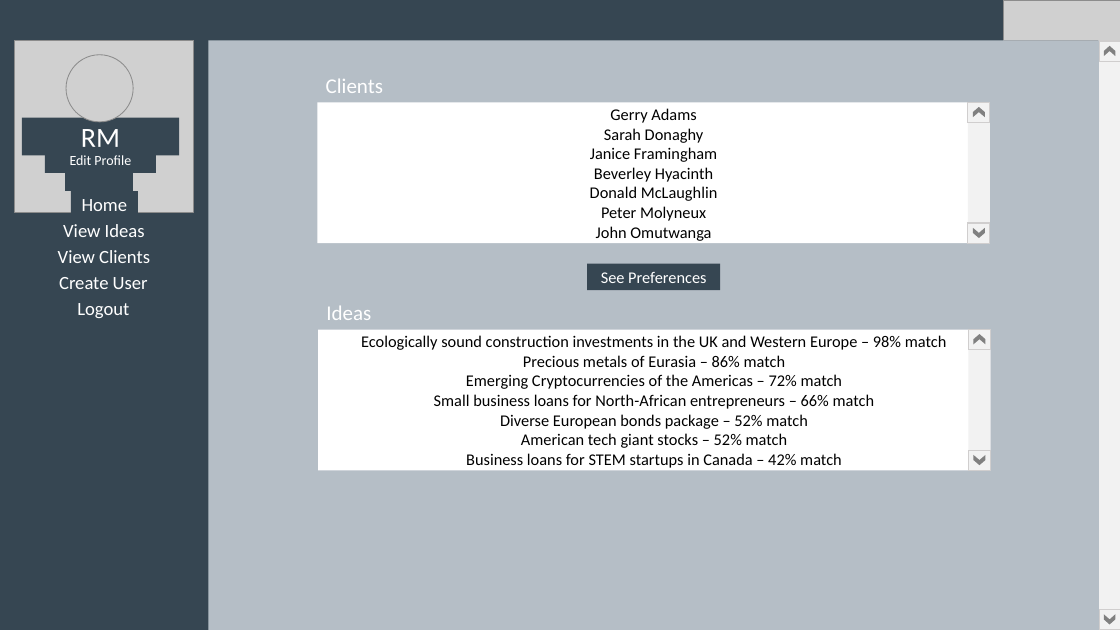
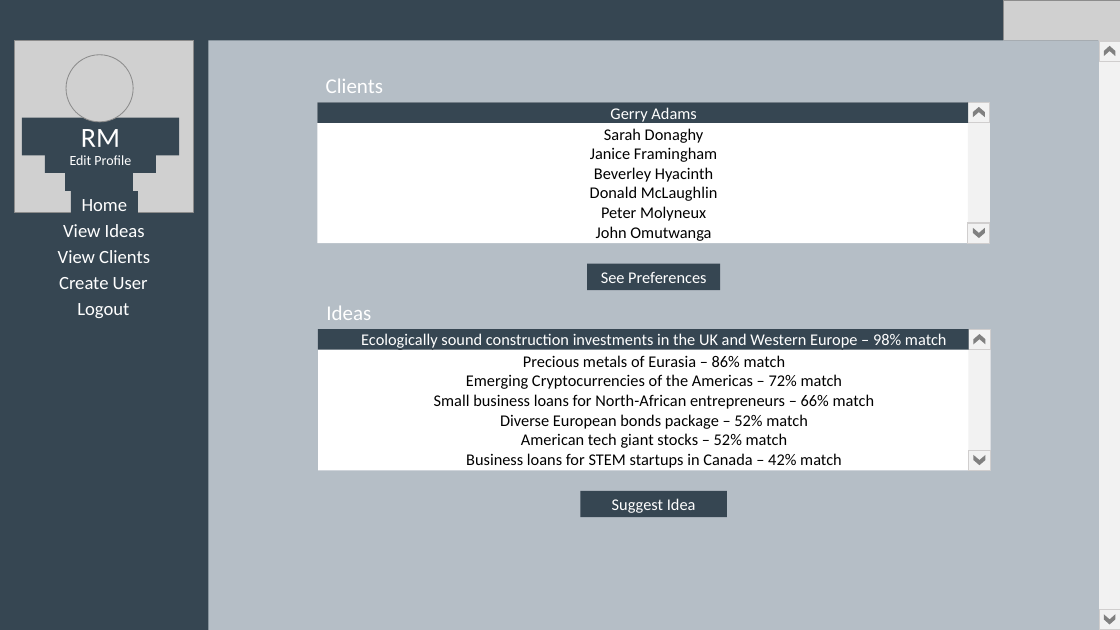
Before and after one commit to danelms/softEng, a slide deck: slide 8 of Documents, diagrams etc/Page Prototypes.pptx. Drawn at 1120x630 pixels with LibreOffice and Linux fonts; fonts in the diff are those of the drawing; grey boxes stand for pictures. Boxes give left, top, right and bottom in pixels: in the first picture for what was removed or moved away, otherwise in the second. Text is boxed around its words. In the diff, an @@ line names an element or a change of style, - is before the commit and + after.

Commit message:
Update Page Prototypes.pptx
RM finished

```diff
--- a/Documents, diagrams etc/Page Prototypes.pptx
+++ b/Documents, diagrams etc/Page Prototypes.pptx
@@ rectangle added at bbox=[318, 103, 969, 123], fill #364652, 14 pt, text #FFFFFF @@
+Gerry Adams
@@ rectangle added at bbox=[318, 329, 970, 350], fill #364652, 14 pt, text #FFFFFF @@
+Ecologically sound construction investments in the UK and Western Europe – 98% match
@@ rectangle added at bbox=[581, 491, 727, 517], fill #364652, 14 pt, text #FFFFFF @@
+Suggest Idea
```
